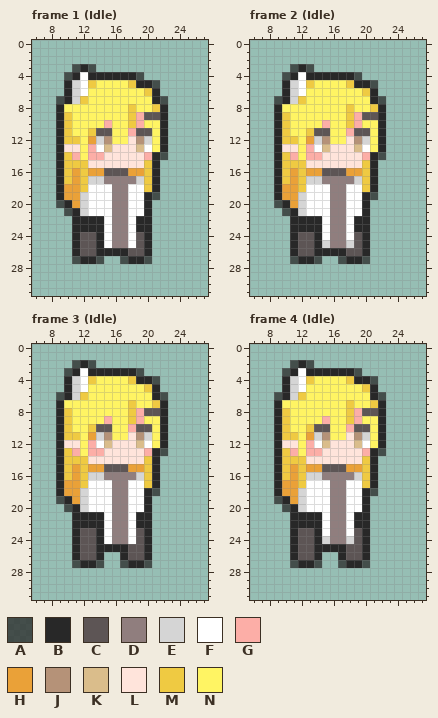
Two states of a pixel-art file, Dungeon/Content/Textures/Priest.aseprite. That is the earlier state.
32x32 pixels, 24 frames. Shown: frame 1 (Idle): x 6..27, y 0..31; frame 2 (Idle): x 6..27, y 0..31; frame 3 (Idle): x 6..27, y 0..31; frame 4 (Idle): x 6..27, y 0..31. The commit also changed other frames, which this record leaves out.
Palette (. is transparent): A #282828bf  B #282828  C #5d5555  D #907e7e  E #d5d5d5  F #ffffff  G #fcaea7  H #eaa138  J #b59278  K #dabd8b  L #ffe4db  M #efca42  N #fff463
After:
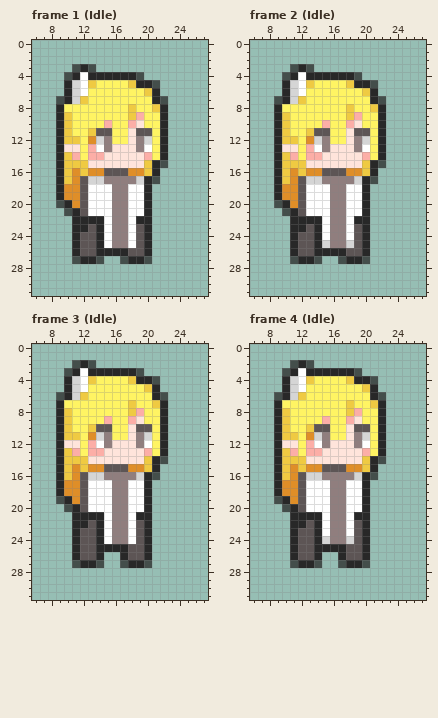
The exact change:
@@ palette @@
-H #eaa138
+H #df8e28
--- frame 1 (Idle), layers "Layer 1", "Priest"
@@ x 10..24 @@
  8 NNNNNNNNMNNMB..
- 9 MNNNNNNNMGCCB..
-10 MNNNNGNNMGNNB..
-11 MNNMCCNNGCCNB..
-12 MMNHEJNNLJENB..
-13 LLNGFKLLLKFNB..
-14 MGNGGLLLLLGBA..
-15 MMMLLLLLLLMB...
+ 9 MNNNNNNNMGNNB..
+10 MNNNNGNNGLNNB..
+11 MNNMCCNNLCCNB..
+12 MMNHEDNNLDENB..
+13 LLNGFDLLLDFNB..
+14 MGNGGLLLLLGNB..
+15 MMMLLLLLLLMBA..
 16 MHMHHCCCHHMB...
-17 MHMEEDDDDEMB...
-18 HHMFFFDDFFMB...
-19 HHEFFFDDFFBA...
-20 BHEFFFDDFFB....
-21 ABEFFFDDFFB....
+17 MHCEEDDDDEBA...
+18 HHCFFFDDFFB....
+19 HHCFFFDDFFB....
+20 BHCFFFDDFFB....
+21 ABCFFFDDFFB....
 22 .BBBBFDDFBB....
-23 .BBBBFDDFBB....
+23 .BBCBFDDFCB....
 24 .BCCBFDDFCB....
--- frame 2 (Idle), layers "Layer 1", "Priest": the same change as frame 1 (Idle)
--- frame 3 (Idle), layers "Layer 1", "Priest"
@@ x 10..24 @@
  7 NNNNNNNNMNNMB..
- 8 MNNNNNNNMGCCB..
- 9 MNNNNGNNMGNNB..
-10 MNNMCCNNGCCNB..
-11 MMNHEJNNLJENB..
-12 LLNGFKLLLKFNB..
-13 MGNGGLLLLLGBA..
-14 MMMLLLLLLLMB...
+ 8 MNNNNNNNMGNNB..
+ 9 MNNNNGNNGLNNB..
+10 MNNMCCNNLCCNB..
+11 MMNHEDNNLDENB..
+12 LLNGFDLLLDFNB..
+13 MGNGGLLLLLGNB..
+14 MMMLLLLLLLMBA..
 15 MHMHHCCCHHMB...
-16 MHMEEDDDDEMB...
-17 HHMFFFDDFFMB...
-18 HHEFFFDDFFBA...
-19 BHEFFFDDFFB....
-20 ABEFFFDDFFB....
+16 MHCEEDDDDEBA...
+17 HHCFFFDDFFB....
+18 HHCFFFDDFFB....
+19 BHCFFFDDFFB....
+20 ABCFFFDDFFB....
 21 .BBBBFDDFBB....
-22 .BBBBFDDFBB....
+22 .BBCBFDDFCB....
 23 .BCCBFDDFCB....
--- frame 4 (Idle), layers "Layer 1", "Priest": the same change as frame 3 (Idle)
